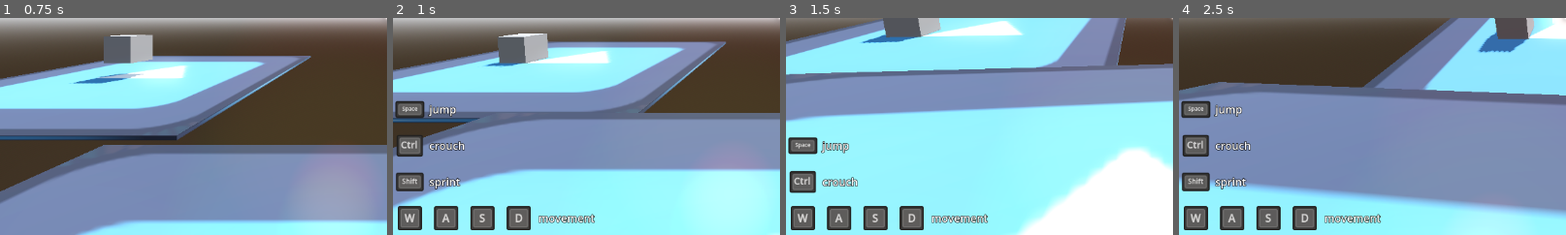
Above: before the commit, frames 1-4 (left to right).
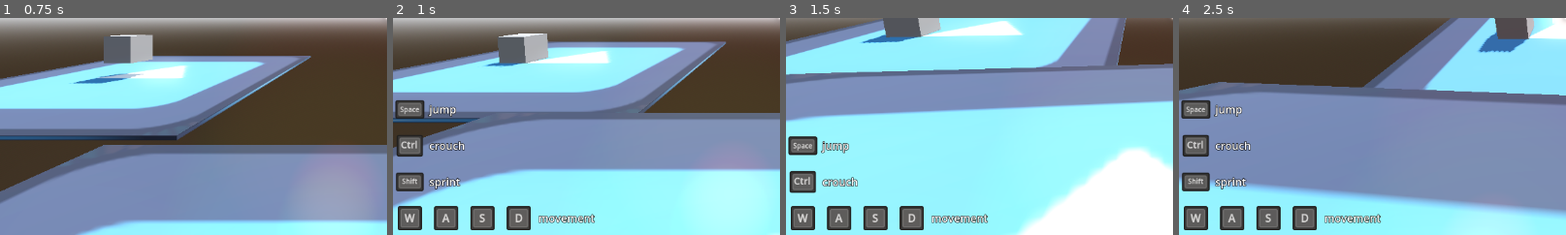
Above: after the commit, the same moments.

Repository: matmas/spacecraft3d
Game: Godot game, scene res://main_menu/main_menu.tscn
Two runs of this game, one before a commit and one after it. Both use one fixed random seed, a clock stepped at 60 frames per second and the inputs below. The engine's default icon, where the game draws it, is replaced by a stand-in: a white triangle on a blue panel in a dark square.
Inputs (mouse positions are % of the whole screen's width and height, from its top left):
- Up to frame 1 (0.75 s): click "New game" at 0.5 s
- Up to frame 2 (1 s): no input
- Up to frame 3 (1.5 s): tap Enter at 1.25 s; move the mouse to (55, 50) at 1.27 s; hold W (move_forward) from 1.28 s (still down); hold Ctrl (crouch) from 1.28 s (still down); click (55, 50) at 1.42 s
- Up to frame 4 (2.5 s): keep holding W (move_forward); tap Space (jump) at 1.52, 2.27 s; move the mouse to (45, 50) at 2.02 s; release Ctrl (crouch) at 2.03 s; click (45, 50) at 2.1 s
The pictures show only the part of the screen within x 0-50%, y 50-100%; the shares and areas given below are measured in that part.

Frame 1 is identical in both runs. In frame 2, 0.2% of the frame differs, in the area x 0-9%, y 37-47%; in frame 3, 0.3%, in the area x 0-9%, y 54-64%; in frame 4, 0.2%.

Commit message:
Text button dimension tweaks

Diff:
--- a/input_icons/demo.tscn
+++ b/input_icons/demo.tscn
@@ -48,7 +48,7 @@
 layout_mode = 2
 theme = ExtResource("1_hwhyq")
 script = ExtResource("2_lmof7")
-text = ":)"
+text = "any text :)"
 
 [node name="KeyIconTextureRectDescription" type="Label" parent="GridContainer"]
 layout_mode = 2
--- a/input_icons/key_icon_texture_rect.gd
+++ b/input_icons/key_icon_texture_rect.gd
@@ -74,9 +74,9 @@
 
 	# Calculate key size
 	var rect := Rect2(0, 0, _get_width(), _get_height())
-	var x_ratio := clampf(test_text_dimensions.aspect(), 1.0, 10.0) if allow_text_to_affect_margin else 1.0
-	var y_ratio := clampf(test_text_dimensions.aspect(), 1.0, 1.8) if allow_text_to_affect_margin else 1.0
 	if add_margin:
+		var x_ratio := clampf(test_text_dimensions.aspect(), 1.0, 10.0) if allow_text_to_affect_margin else 1.0
+		var y_ratio := clampf(test_text_dimensions.aspect(), 1.0, 1.6) if allow_text_to_affect_margin else 1.0
 		rect = rect.grow_individual(
 			-rect.size.x * margin_proportion * 0.5 / x_ratio,
 			-rect.size.y * margin_proportion * 0.5 * y_ratio,
